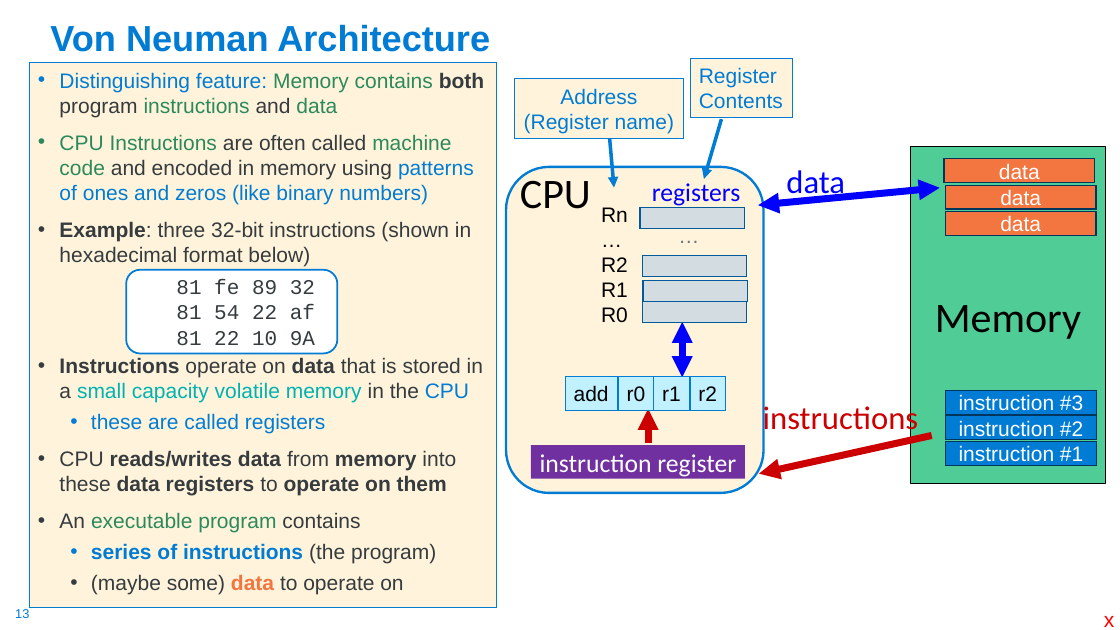
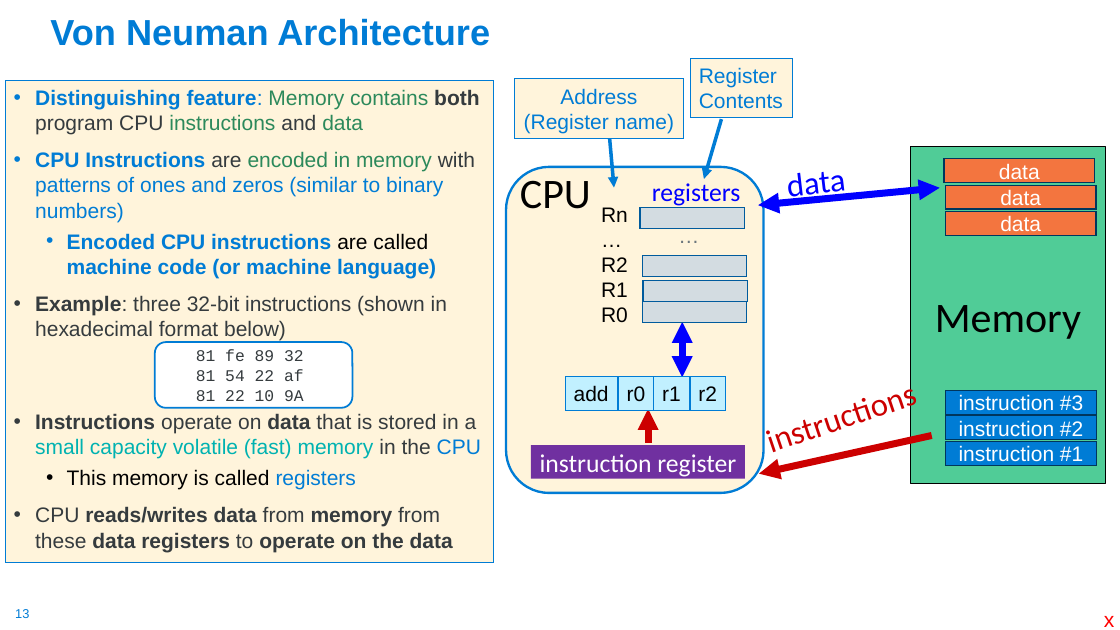
Before and after one commit to cse30-sp24/Muller-Slides, a slide deck: slide 13 of 01-C-Part1.pptx. Drawn at 1120x630 pixels with LibreOffice and Linux fonts; fonts in the diff are those of the drawing. Boxes give left, top, right and bottom in pixels: in the first picture for what was removed or moved away, otherwise in the second. Text is boxed around its words. In the diff, an @@ line names an element or a change of style, - is before the commit and + after.

```diff
--- a/01-C-Part1.pptx
+++ b/01-C-Part1.pptx
@@ title "Von Neuman Architecture": place and size @@
-title "Von Neuman Architecture" at [50, 24, 490, 52]
+title "Von Neuman Architecture" at [50, 18, 490, 46]
@@ text "Distinguishing feature: Memory contains both ...": place and size @@
-text "Distinguishing feature: Memory contains both ..." at [29, 63, 497, 608]
+text "Distinguishing feature: Memory contains both ..." at [5, 81, 493, 563]
@@ text at [35, 89, 479, 278]: text changed @@
-• Distinguishing feature: Memory contains both program instructions and data
-• CPU Instructions are often called machine code and encoded in memory using patterns of ones and zeros (like binary numbers)
+• Distinguishing feature: Memory contains both program CPU instructions and data
+• CPU Instructions are encoded in memory with patterns of ones and zeros (similar to binary numbers)
+  • Encoded CPU instructions are called machine code (or machine language)
@@ text "data" at [788, 172, 846, 205]: rotation 0 to 353 degrees @@
@@ rounded rectangle "81 fe 89 32": place and size @@
-rounded rectangle "81 fe 89 32" at [126, 270, 337, 354]
+rounded rectangle "81 fe 89 32" at [155, 342, 352, 408]
@@ rounded rectangle "81 fe 89 32" at [155, 342, 352, 408]: size 18 to 14 pt @@
@@ text "instructions": place and size @@
-text "instructions" at [763, 402, 918, 437]
+text "instructions" at [737, 360, 945, 472]
@@ text "instructions" at [737, 360, 945, 472]: rotation 0 to 341 degrees @@
@@ text at [35, 413, 481, 552]: text changed @@
-• Instructions operate on data that is stored in a small capacity volatile memory in the CPU
-  • these are called registers
-• CPU reads/writes data from memory into these data registers to operate on them
-• An executable program contains
-  • series of instructions (the program)
-  • (maybe some) data to operate on
+• Instructions operate on data that is stored in a small capacity volatile (fast) memory in the CPU
+  • This memory is called registers
+• CPU reads/writes data from memory from these data registers to operate on the data
```
Also in this commit, not shown: 18 other slides changed, 1 other file.
